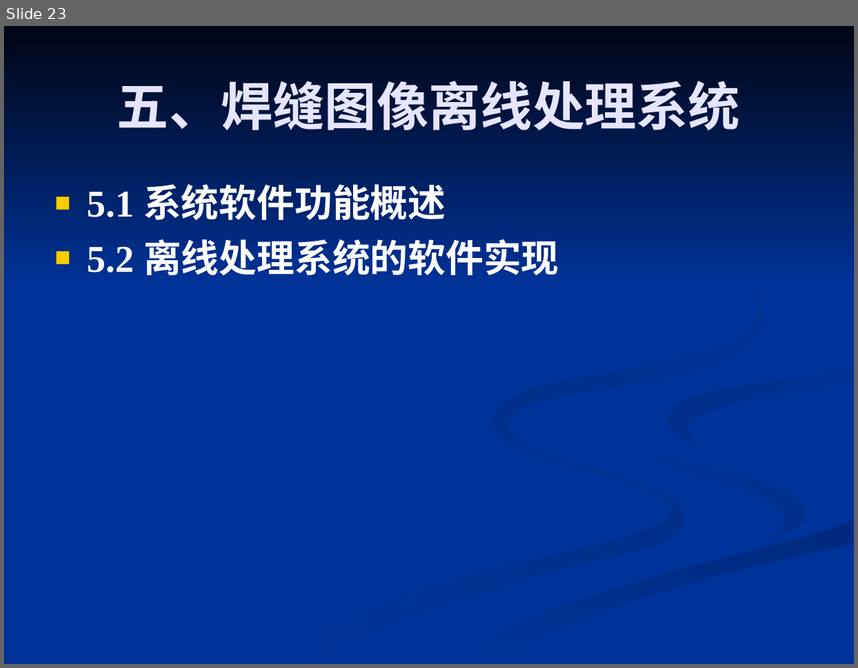
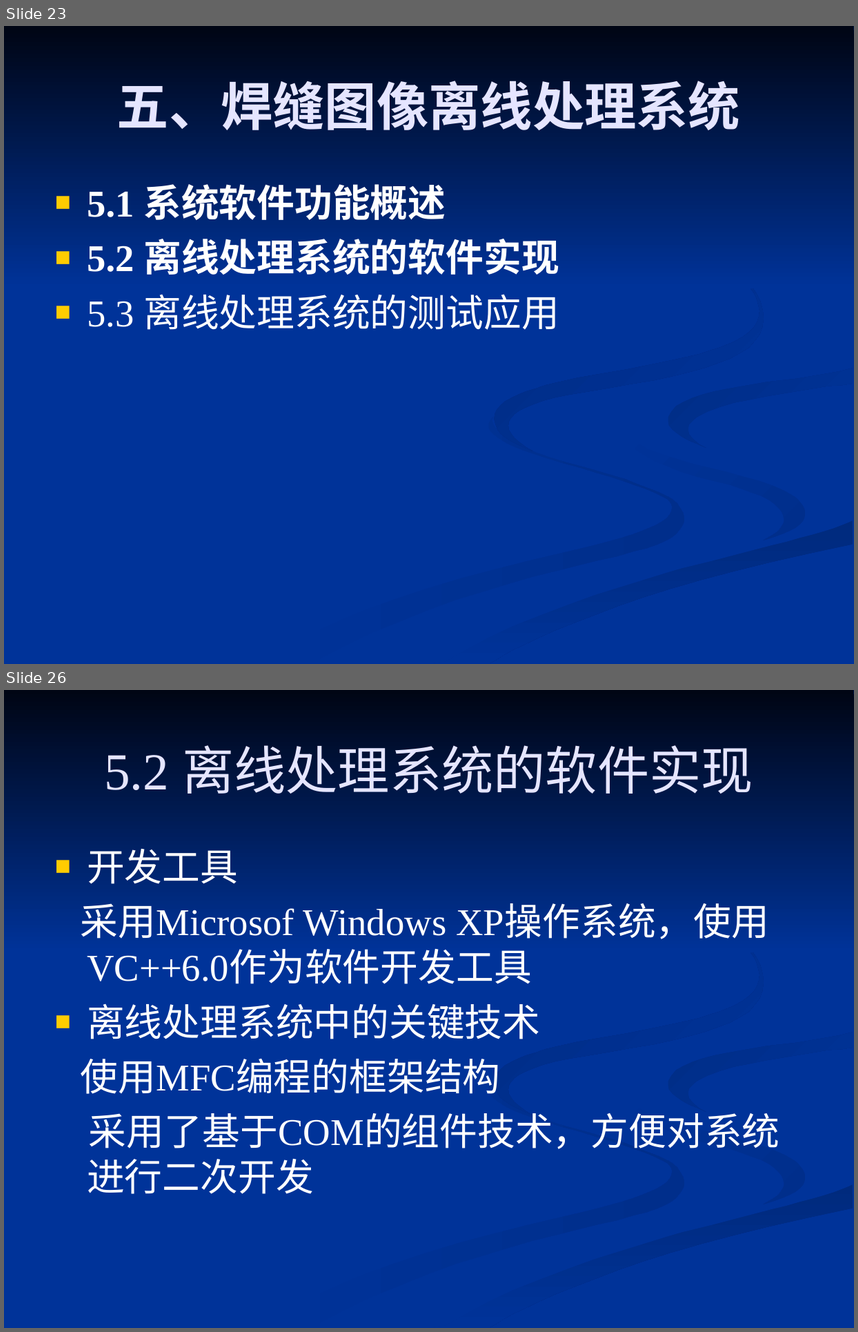
Before and after one commit to 61--/weiyanmin, a slide deck: 工程硕士/基于被动光的管道打底MIG焊焊缝图像处理算法的研究.ppt. Shown one above the other, each under a label of ours: slide 23 before the commit, slides 23 and 26 after it; the slides between them are not shown. The pictures are 858x668 and 858x1332 pixels, drawn with LibreOffice and Linux fonts; fonts in the diff are those of the drawing. Boxes give left, top, right and bottom in pixels: in the first picture for what was removed or moved away, otherwise in the second. Text is boxed around its words. In the diff, an @@ line names an element or a change of style, - is before the commit and + after.

```diff
--- a/工程硕士/基于被动光的管道打底MIG焊焊缝图像处理算法的研究.ppt
+++ b/工程硕士/基于被动光的管道打底MIG焊焊缝图像处理算法的研究.ppt
@@ slide 26 added at bbox=[4, 690, 854, 1328], background #003399; not listed: 7 template elements that a slide beside it also shows @@
@@ title added at bbox=[104, 745, 753, 793], 44 pt, text #E5E5FF @@
+5.2 离线处理系统的软件实现
@@ text added at bbox=[81, 849, 780, 1194], 32 pt, text #FFFFFF @@
+■ 开发工具
+采用Microsof Windows XP操作系统，使用VC++6.0作为软件开发工具
+■ 离线处理系统中的关键技术
+使用MFC编程的框架结构
+采用了基于COM的组件技术，方便对系统进行二次开发
@@ slide 23 changed as well @@
@@ freeform shape at bbox=[495, 224, 764, 451]: fill gradient #003399 to #002B81 to gradient #002B82 to #003399 @@
@@ text at bbox=[87, 294, 559, 330]: paragraph added @@
+■ 5.3 离线处理系统的测试应用
```
Also in this commit, not shown: 23 other slides changed, 7 other slides added.
